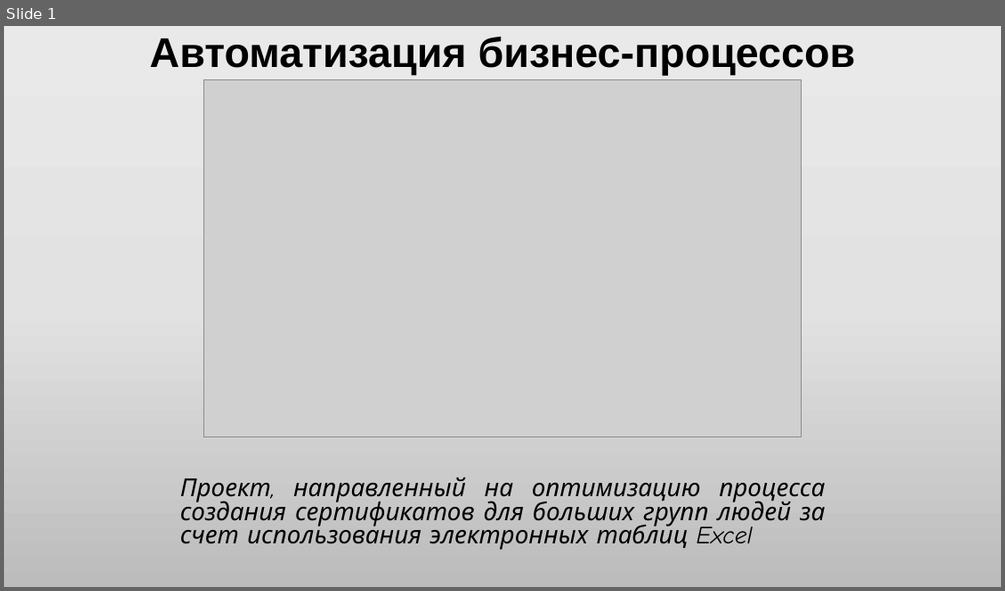
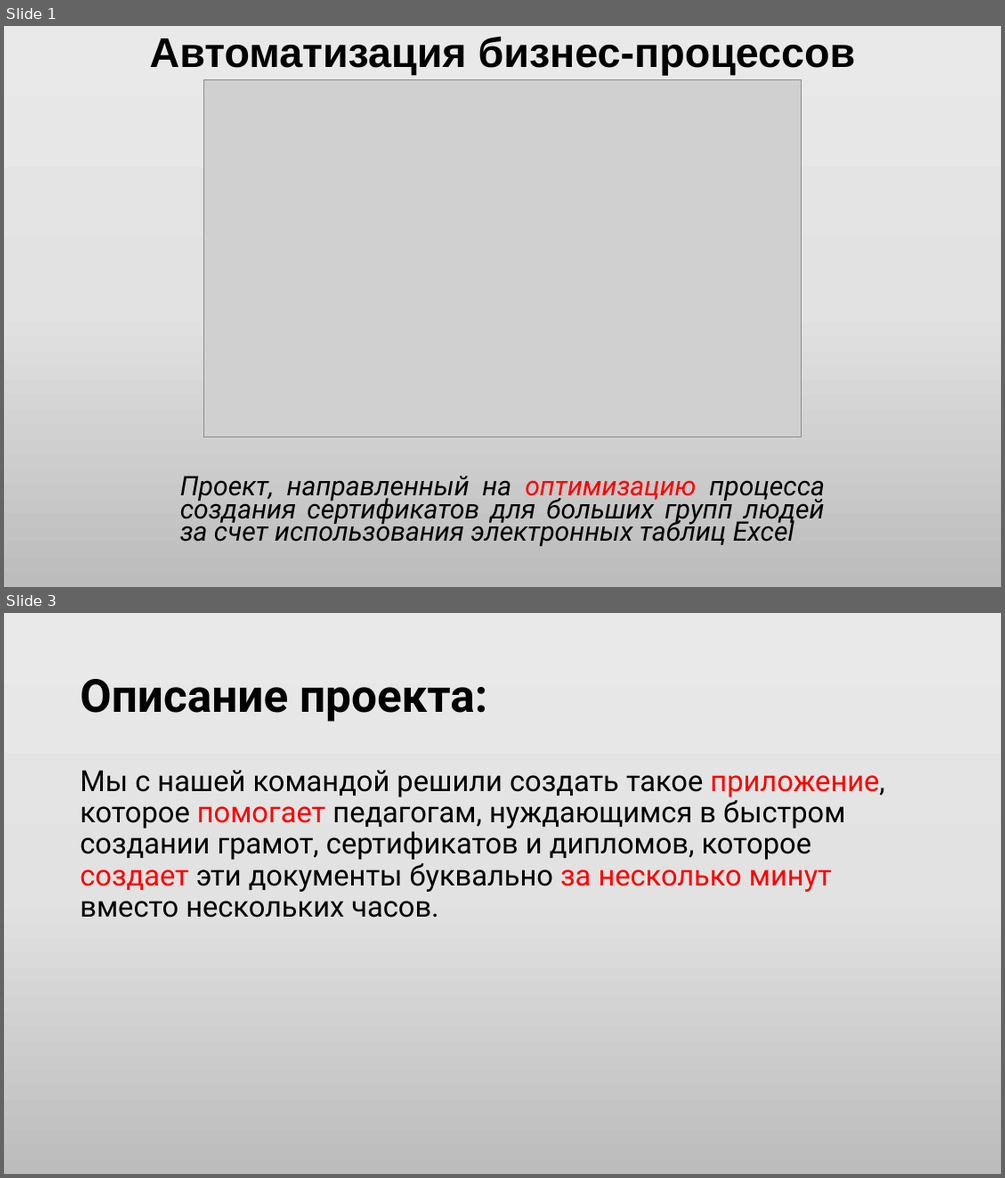
Before and after one commit to CyberBro9/aobp, a slide deck: ikar.pptx. Shown one above the other, each under a label of ours: slide 1 before the commit, slides 1 and 3 after it; the slides between them are not shown. The pictures are 1005x591 and 1005x1178 pixels, drawn with LibreOffice and Linux fonts; fonts in the diff are those of the drawing; grey boxes stand for pictures. Boxes give left, top, right and bottom in pixels: in the first picture for what was removed or moved away, otherwise in the second. Text is boxed around its words. In the diff, an @@ line names an element or a change of style, - is before the commit and + after.

```diff
--- a/ikar.pptx
+++ b/ikar.pptx
@@ slide 3 added at [4,613,1001,1174], background gradient #EBEAEA to #E4E3E3 to #BDBCBC @@
@@ title added at [80,679,487,722], 44 pt, text #000000, bold @@
+Описание проекта:
@@ text added at [80,770,884,917], 28 pt, text #000000 @@
+Мы с нашей командой решили создать такое приложение, которое помогает педагогам, нуждающимся в быстром создании грамот, сертификатов и дипломов, которое создает эти документы буквально за несколько минут вместо нескольких часов.
@@ slide 1 changed as well @@
@@ subtitle "Проект, направленный на оптимизацию процесса ..." at [180,475,825,546]: size 23.8 to 25.9 pt, font Comic Neue to Roboto; text colour #000000 to #FF0000 in "оптимизацию"; line spacing 0.8 to 0.7 @@
```
Also in this commit, not shown: 2 other slides added.
